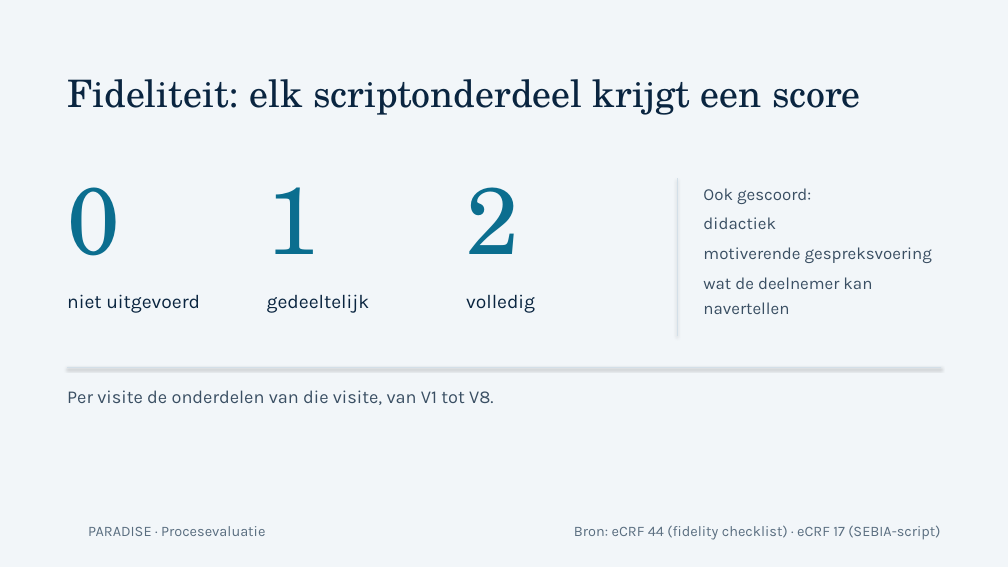
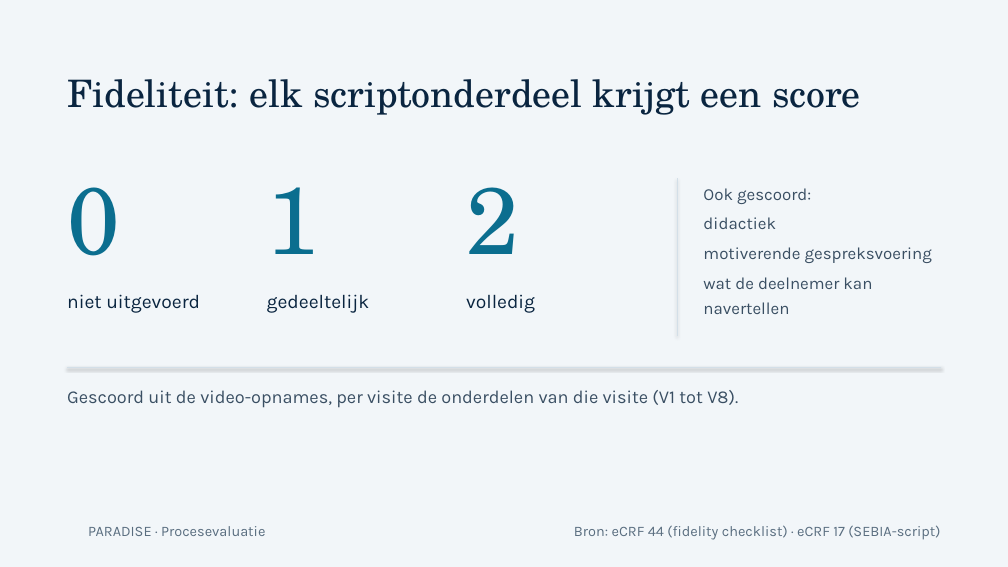
Before and after one commit to Dellfs/paradise-project, a slide deck: slide 7 of PARADISE_presentatie/PARADISE_procesevaluatie_gezondheidseconomie.pptx (slide 8 before the commit). Drawn at 1008x567 pixels with LibreOffice and Linux fonts; fonts in the diff are those of the drawing; background and template pictures are left out. Boxes give left, top, right and bottom in pixels: in the first picture for what was removed or moved away, otherwise in the second. Text is boxed around its words. In the diff, an @@ line names an element or a change of style, - is before the commit and + after.

```diff
--- a/PARADISE_presentatie/PARADISE_procesevaluatie_gezondheidseconomie.pptx
+++ b/PARADISE_presentatie/PARADISE_procesevaluatie_gezondheidseconomie.pptx
@@ text at box(67, 390, 738, 408): text changed @@
-Per visite de onderdelen van die visite, van V1 tot V8.
+Gescoord uit de video-opnames, per visite de onderdelen van die visite (V1 tot V8).
```
Also in this commit, not shown: 5 other slides changed, 25 other files.
